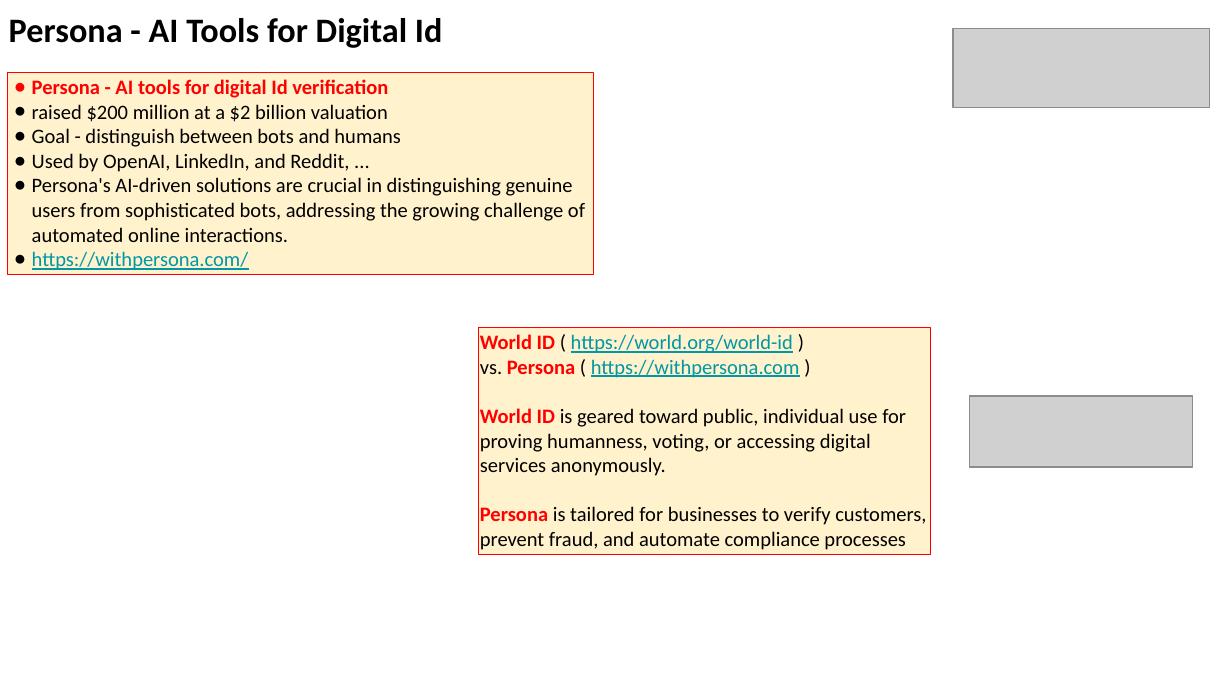
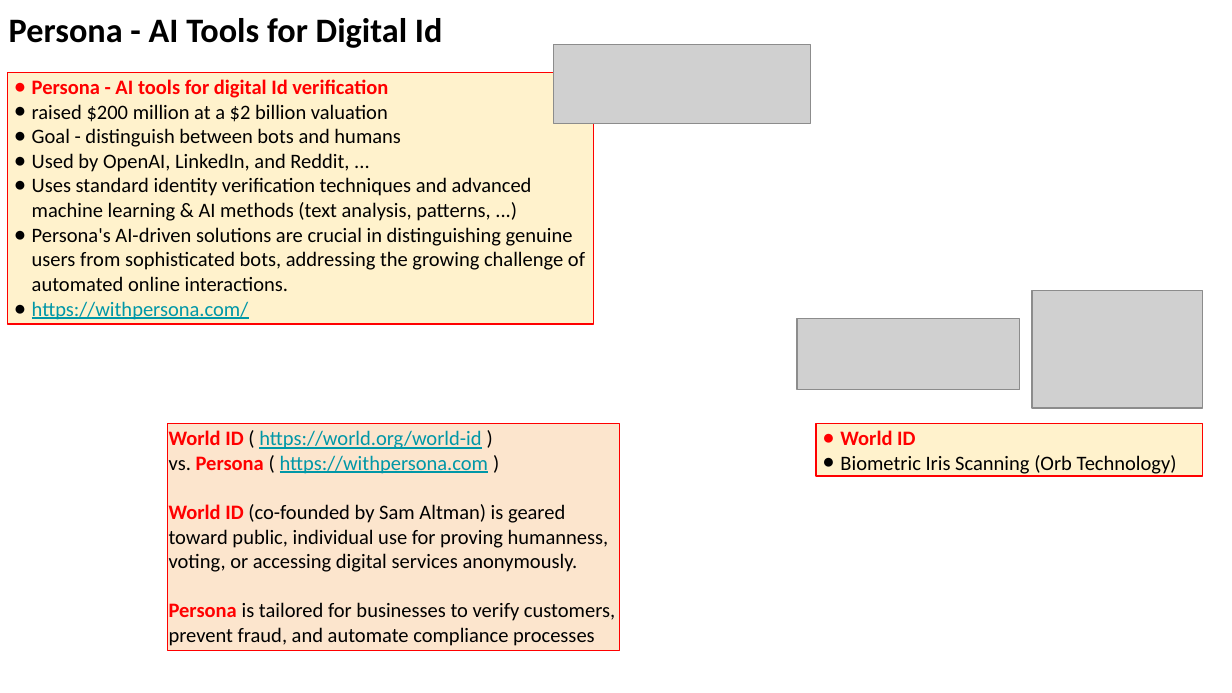
Before and after one commit to lselector/seminar, a slide deck: slide 18 of 2025/2025-05-02-AI-Updates.pptx. Drawn at 1232x693 pixels with LibreOffice and Linux fonts; fonts in the diff are those of the drawing; grey boxes stand for pictures. Boxes give left, top, right and bottom in pixels: in the first picture for what was removed or moved away, otherwise in the second. Text is boxed around its words. In the diff, an @@ line names an element or a change of style, - is before the commit and + after.

Commit message:
update

```diff
--- a/2025/2025-05-02-AI-Updates.pptx
+++ b/2025/2025-05-02-AI-Updates.pptx
@@ picture: place and size @@
-picture at <box>952,28,1209,107</box>
+picture at <box>553,44,809,123</box>
@@ rectangle "Persona - AI tools for ...": place and size @@
-rectangle "Persona - AI tools for ..." at <box>7,73,594,275</box>
+rectangle "Persona - AI tools for ..." at <box>7,73,594,324</box>
@@ text in rectangle at <box>32,177,532,221</box>: paragraph added @@
+● Uses standard identity verification techniques and advanced machine learning & AI methods (text analysis, patterns, ...)
@@ picture added at <box>1032,291,1204,409</box> @@
@@ picture: place and size @@
-picture at <box>970,395,1193,467</box>
+picture at <box>797,319,1020,391</box>
@@ rectangle "World ID ( https://world.org/world-id )": place and size @@
-rectangle "World ID ( https://world.org/world-id )" at <box>479,328,931,554</box>
+rectangle "World ID ( https://world.org/world-id )" at <box>168,424,620,650</box>
@@ rectangle "World ID ( https://world.org/world-id )" at <box>168,424,620,650</box>: fill #FFF2CC to #FCE5CD @@
@@ rectangle added at <box>816,424,1202,476</box>, fill #FFF2CC, outline #FF0000 0.75 pt, 12 pt, text #000000 @@
+● World ID
+● Biometric Iris Scanning (Orb Technology)
@@ text in rectangle at <box>169,504,609,572</box>: text changed @@
-World ID is geared toward public, individual use for proving humanness, voting, or accessing digital services anonymously.
+World ID (co-founded by Sam Altman) is geared toward public, individual use for proving humanness, voting, or accessing digital services anonymously.
```
Also in this commit, not shown: 2 other slides changed.
